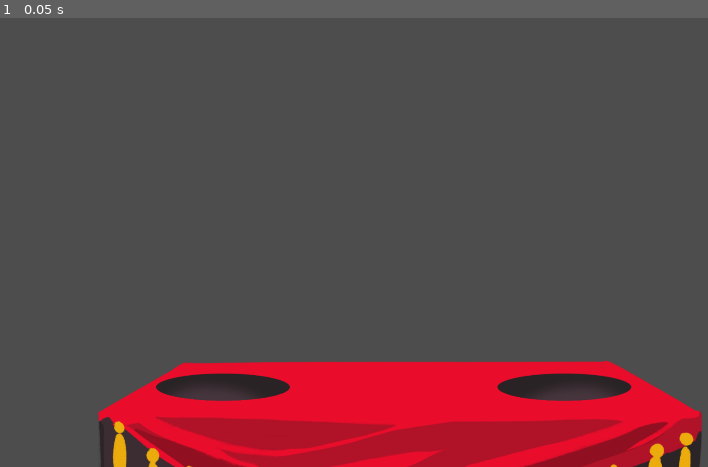
Above: before the commit, frame 1.
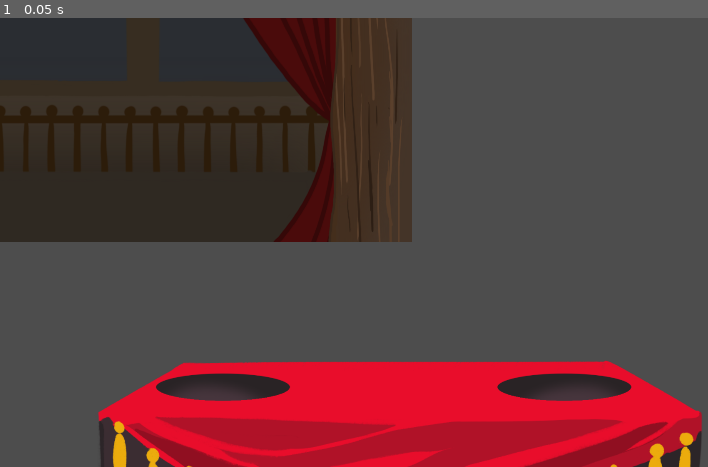
Above: after the commit, the same moment.

Repository: entityJY/wizard-sorting
Game: Godot game, scene res://levels/level_1/level_1.tscn
Two runs of this game, one before a commit and one after it. Both use one fixed random seed, a clock stepped at 60 frames per second and the inputs below. This scene is started directly instead of the project's main scene. The engine's default icon, where the game draws it, is replaced by a stand-in: a white triangle on a blue panel in a dark square.
Inputs:
- Up to frame 1 (0.05 s): no input

The runs differ from the first frame. In frame 1, 29% of the frame differs, in the area x 0-59%, y 0-50%.

Commit message:
background readd

Diff:
--- a/levels/level_1/level_1.tscn
+++ b/levels/level_1/level_1.tscn
@@ -7,6 +7,7 @@
 [ext_resource type="Resource" uid="uid://b4c701y1hsxkv" path="res://items/bow.tres" id="5_mxc8w"]
 [ext_resource type="Texture2D" uid="uid://dxcmrshjxkgjk" path="res://assets/table front.png" id="6_mxc8w"]
 [ext_resource type="Texture2D" uid="uid://b5f7roo05aq48" path="res://assets/table base.png" id="7_j48du"]
+[ext_resource type="Texture2D" uid="uid://07t0yhbsmgo2" path="res://Backgrounds/background2.png" id="8_j48du"]
 
 [node name="Level1" type="Node2D"]
 script = ExtResource("1_k1ttk")
@@ -30,3 +31,8 @@
 [node name="TableBase" type="Sprite2D" parent="."]
 position = Vector2(4.5, 394.5)
 texture = ExtResource("7_j48du")
+
+[node name="ParallaxBackground" type="ParallaxBackground" parent="."]
+
+[node name="Sprite2D" type="Sprite2D" parent="ParallaxBackground"]
+texture = ExtResource("8_j48du")
Not shown: 1 places in levels/level_1/level_1.tscn that only renumber resources
